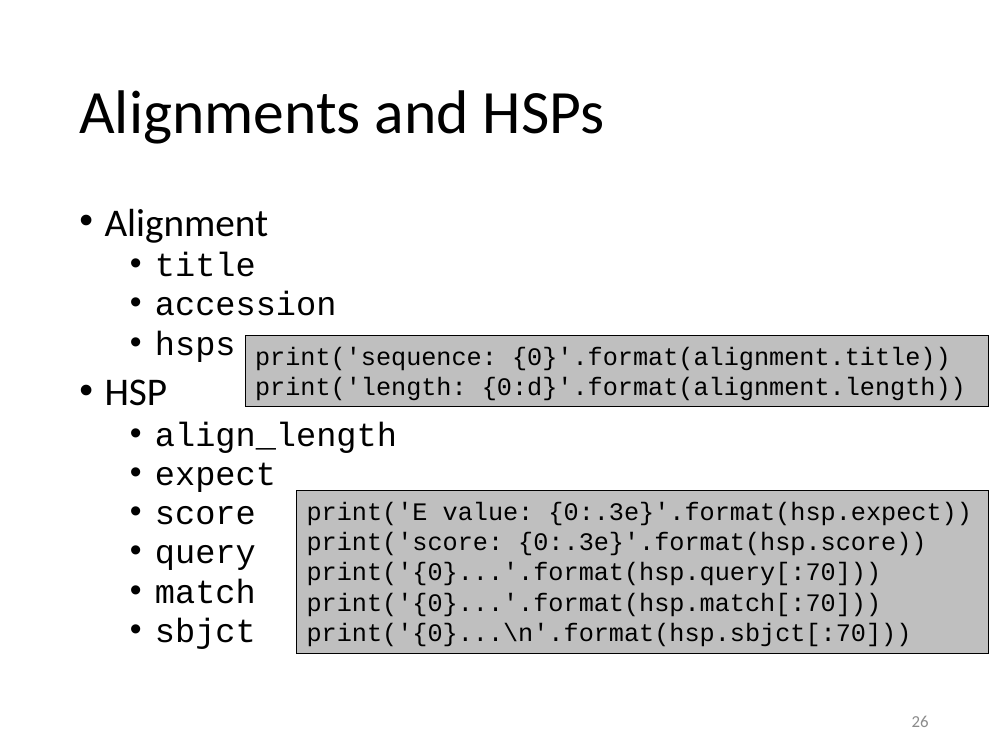
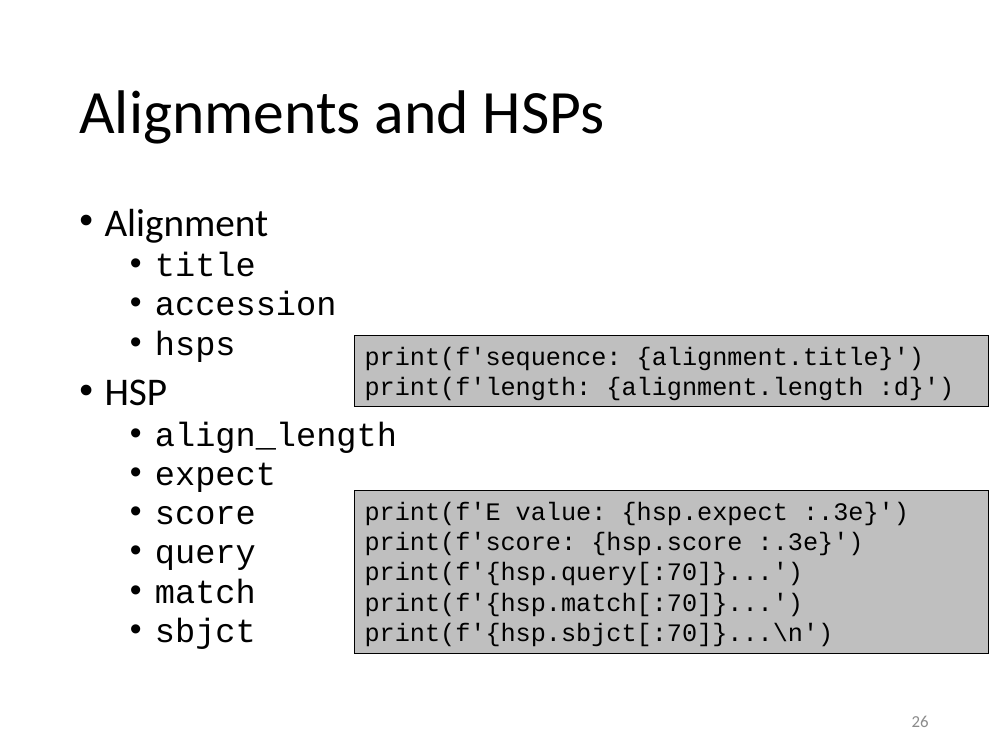
Before and after one commit to gjbex/training-material, a slide deck: slide 26 of Python/biopython.pptx. Drawn at 1008x756 pixels with LibreOffice and Linux fonts; fonts in the diff are those of the drawing. Boxes give left, top, right and bottom in pixels: in the first picture for what was removed or moved away, otherwise in the second. Text is boxed around its words. In the diff, an @@ line names an element or a change of style, - is before the commit and + after.

```diff
--- a/Python/biopython.pptx
+++ b/Python/biopython.pptx
@@ rectangle "print(f'sequence: {alignment.title}')": place and size @@
-rectangle "print(f'sequence: {alignment.title}')" at (245, 336, 989, 407)
+rectangle "print(f'sequence: {alignment.title}')" at (355, 336, 989, 407)
@@ text in rectangle at (365, 346, 955, 401): text changed @@
-print('sequence: {0}'.format(alignment.title))
-print('length: {0:d}'.format(alignment.length))
+print(f'sequence: {alignment.title}')
+print(f'length: {alignment.length :d}')
@@ rectangle "print(f'E value: {hsp.expect :.3e}')": place and size @@
-rectangle "print(f'E value: {hsp.expect :.3e}')" at (296, 490, 988, 653)
+rectangle "print(f'E value: {hsp.expect :.3e}')" at (355, 490, 989, 653)
@@ text in rectangle at (365, 501, 909, 647): text changed @@
-print('E value: {0:.3e}'.format(hsp.expect))
-print('score: {0:.3e}'.format(hsp.score))
-print('{0}...'.format(hsp.query[:70]))
-print('{0}...'.format(hsp.match[:70]))
-print('{0}...\n'.format(hsp.sbjct[:70]))
+print(f'E value: {hsp.expect :.3e}')
+print(f'score: {hsp.score :.3e}')
+print(f'{hsp.query[:70]}...')
+print(f'{hsp.match[:70]}...')
+print(f'{hsp.sbjct[:70]}...\n')
```
Also in this commit, not shown: 5 other slides changed.
